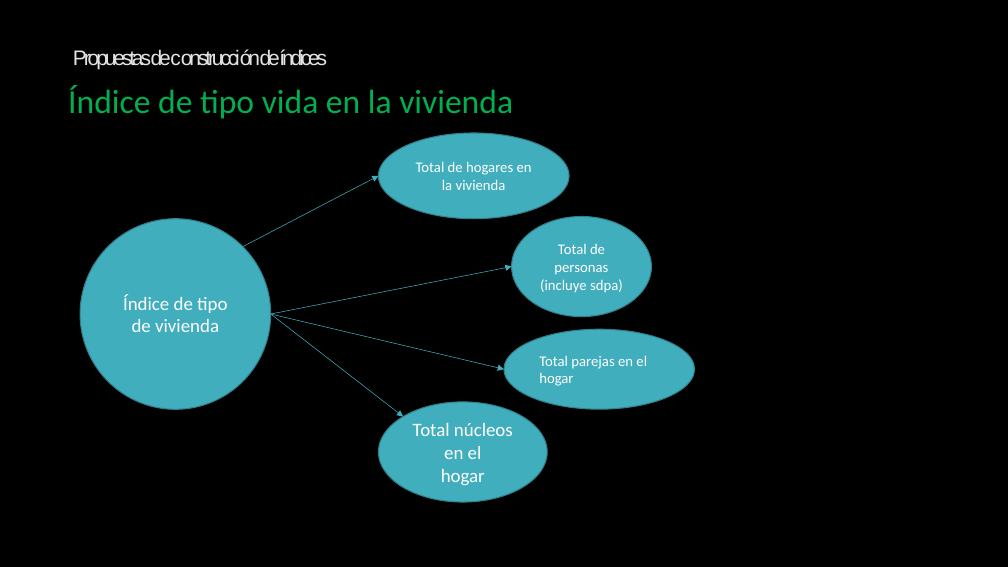
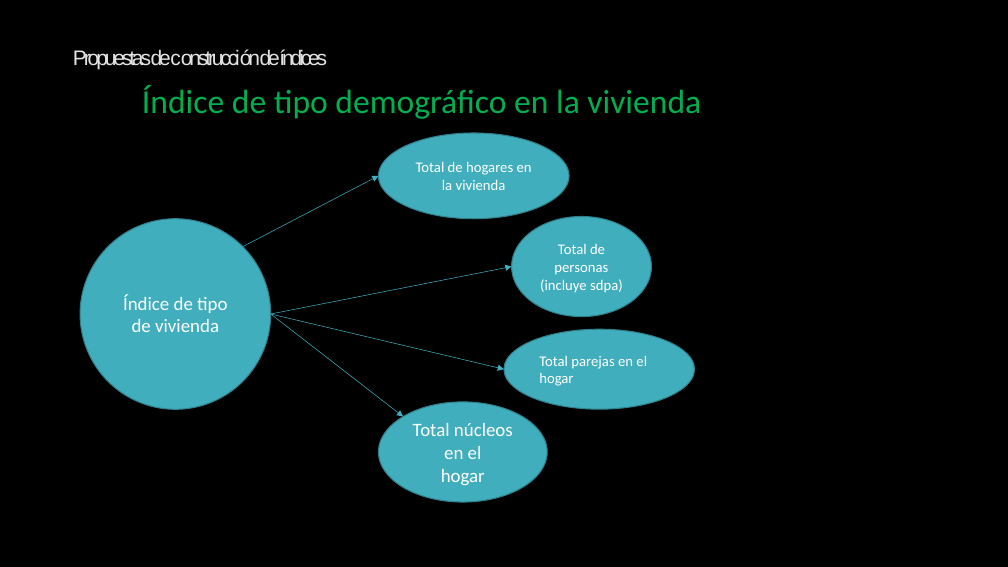
Before and after one commit to Sud-Austral/ds_indices, a slide deck: slide 40 of indices.pptx (slide 35 before the commit). Drawn at 1008x567 pixels with LibreOffice and Linux fonts; fonts in the diff are those of the drawing; background and template pictures are left out. Boxes give left, top, right and bottom in pixels: in the first picture for what was removed or moved away, otherwise in the second. Text is boxed around its words. In the diff, an @@ line names an element or a change of style, - is before the commit and + after.

```diff
--- a/indices.pptx
+++ b/indices.pptx
@@ text at [142, 85, 701, 119]: text changed @@
-Índice de tipo vida en la vivienda
+Índice de tipo demográfico en la vivienda
```
Also in this commit, not shown: 2 other slides changed, 14 slides added, 3 slides removed, 14 other files.
